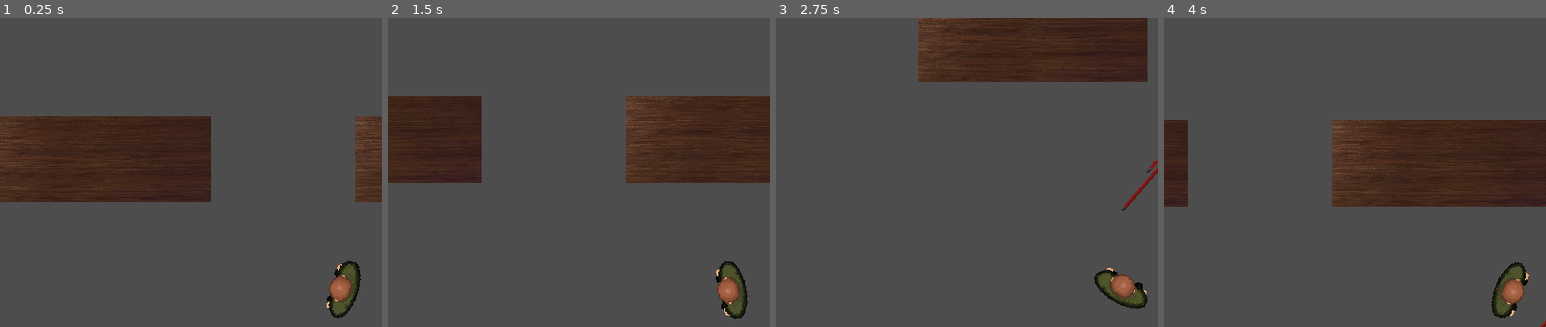
Above: before the commit, frames 1-4 (left to right).
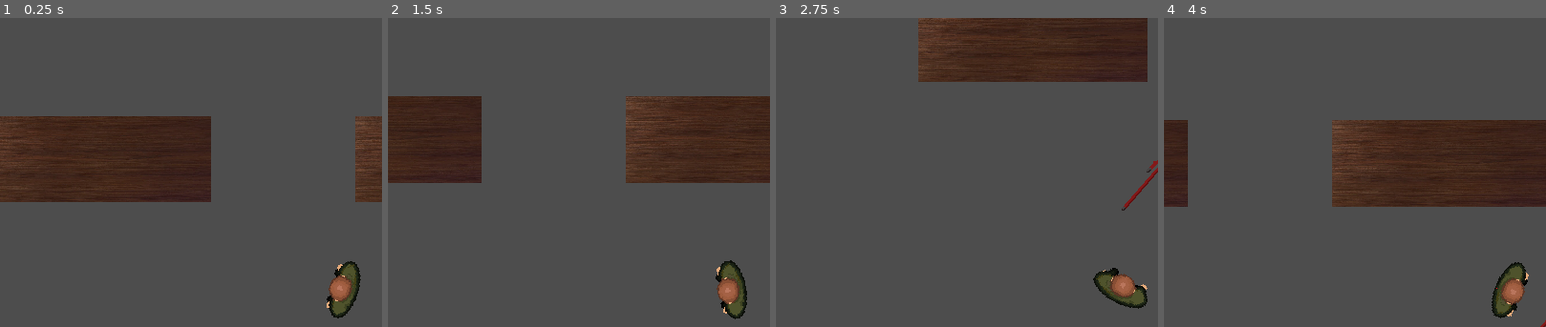
Above: after the commit, the same moments.

Repository: jmsanchezdiaz/boss-ipv-2024-e3.14cos
Game: Godot game, scene res://main.tscn
The game is run twice, just before and just after one commit, with the same random seed, the same clock (stepped at 60 frames per second) and the same inputs.
Inputs (mouse positions are % of the whole screen's width and height, from its top left):
- Up to frame 1 (0.25 s): no input
- Up to frame 2 (1.5 s): move the mouse to (72, 45) at 0.52 s; press the mouse at (72, 45) at 0.53 s; hold D (move_right) 0.53-1.28 s; move the mouse to (30, 55) at 1.27 s; release the mouse at (30, 55) at 1.28 s; hold S (move_down) from 1.28 s (still down); click (30, 55) at 1.35 s
- Up to frame 3 (2.75 s): move the mouse to (60, 28) at 2.02 s; release S (move_down) at 2.03 s; press the mouse at (60, 28) at 2.03 s; hold D (move_right) from 2.03 s (still down); tap E (collect) at 2.1 s
- Up to frame 4 (4 s): move the mouse to (45, 70) at 2.77 s; release D (move_right) at 2.78 s; release the mouse at (45, 70) at 2.78 s; hold W (move_up) 2.78-3.53 s; tap Shift (run) at 2.85 s; click (45, 70) at 3.05 s; move the mouse to (80, 65) at 3.52 s; press the mouse at (80, 65) at 3.53 s; hold A (move_left) from 3.53 s (still down)
The pictures show only the part of the screen within x 5-55%, y 6-56%; the shares and areas given below are measured in that part.

The runs differ from the first frame. In frame 1, less than 0.1% of the frame differs, in the area x 89-95%, y 78-87%; in frame 2, 0.1%; in frame 3, 0.2%, in the area x 83-98%, y 80-95%; in frame 4, less than 0.1%.

Commit message:
Feat: Player punch animation

Diff:
--- a/entities/Player/Player.tscn
+++ b/entities/Player/Player.tscn
@@ -1,9 +1,9 @@
-[gd_scene load_steps=15 format=3 uid="uid://b03m6mbug7ngg"]
+[gd_scene load_steps=16 format=3 uid="uid://b03m6mbug7ngg"]
 
 [ext_resource type="Script" path="res://entities/Player/player.gd" id="1_4in8l"]
 [ext_resource type="Resource" uid="uid://wpifrwoc3fi1" path="res://entities/Player/inventory/inventory.tres" id="2_1lk3c"]
-[ext_resource type="Texture2D" uid="uid://dw2jkt3hgvrnd" path="res://assets/player-spritesheet-v2.png" id="3_301p3"]
 [ext_resource type="Texture2D" uid="uid://cmcsh50axvbfm" path="res://assets/blood-spritesheet2.png" id="3_ld6fc"]
+[ext_resource type="Texture2D" uid="uid://dun5dqrkupd3o" path="res://assets/player-spritesheet-v3.png" id="3_x4jii"]
 
 [sub_resource type="CapsuleShape2D" id="CapsuleShape2D_w6qcd"]
 radius = 283.333
@@ -100,8 +100,25 @@
 "values": [0, 1, 2, 3, 4, 5, 6, 7, 8, 9, 10, 11, 12, 13, 14, 15, 16]
 }
 
+[sub_resource type="Animation" id="Animation_x8equ"]
+resource_name = "Punch"
+step = 0.1
+tracks/0/type = "value"
+tracks/0/imported = false
+tracks/0/enabled = true
+tracks/0/path = NodePath("Body:frame")
+tracks/0/interp = 1
+tracks/0/loop_wrap = true
+tracks/0/keys = {
+"times": PackedFloat32Array(0, 0.1, 0.2, 0.3, 0.4, 0.5, 0.6, 0.7, 0.8, 0.9, 1),
+"transitions": PackedFloat32Array(1, 1, 1, 1, 1, 1, 1, 1, 1, 1, 1),
+"update": 1,
+"values": [36, 37, 38, 39, 40, 41, 42, 43, 44, 45, 46]
+}
+
 [sub_resource type="AnimationLibrary" id="AnimationLibrary_6yx8f"]
 _data = {
+"Punch": SubResource("Animation_x8equ"),
 "RESET": SubResource("Animation_vrris"),
 "ReceiveDamage": SubResource("Animation_y28d7"),
 "Run": SubResource("Animation_8bjak"),
@@ -128,8 +145,8 @@
 [node name="Body" type="Sprite2D" parent="."]
 position = Vector2(-166.667, -50)
 scale = Vector2(19.4444, 20)
-texture = ExtResource("3_301p3")
-hframes = 36
+texture = ExtResource("3_x4jii")
+hframes = 56
 
 [node name="Blood" type="Sprite2D" parent="."]
 position = Vector2(-255.612, -0.229689)
--- a/entities/Player/player.gd
+++ b/entities/Player/player.gd
@@ -76,16 +76,19 @@
 			pass
 
 func attack():
-	if current_target and inventory.has("crowbar") and current_stamina > 0:
-		var distance = position.distance_to(current_target.position)
-		if distance <= attack_range:
-			current_target.take_damage(attack_damage, self)
-			print("Attacked zombi! Remaining HP: ", current_target.HEALTH_POINTS)
-		#else:
-			#print("Target too far!")
-		current_stamina -= max(current_stamina - ATTACKING_STAMINA_COST, 0)
-	#else:
-		#print("No target in range or no Crowbar in inventory!")
+	if current_stamina > 0:
+		print("Atacando a puño limpio!")
+		bodyAnimation.play("Punch")
+		if current_target and inventory.has("crowbar"):
+			var distance = position.distance_to(current_target.position)
+			if distance <= attack_range:
+				current_target.take_damage(attack_damage, self)
+				print("Attacked zombi! Remaining HP: ", current_target.HEALTH_POINTS)
+			#else:
+				#print("Target too far!")
+			current_stamina -= max(current_stamina - ATTACKING_STAMINA_COST, 0)
+		# else:
+			# print("No target in range or no Crowbar in inventory!")
 
 
 func collect(item):
--- a/project.godot
+++ b/project.godot
@@ -59,6 +59,7 @@
 inventory={
 "deadzone": 0.5,
 "events": [Object(InputEventKey,"resource_local_to_scene":false,"resource_name":"","device":-1,"window_id":0,"alt_press …(192 unchanged characters)…
+, Object(InputEventKey,"resource_local_to_scene":false,"resource_name":"","device":-1,"window_id":0,"alt_pressed":false,"shift_pressed":false,"ctrl_pressed":false,"meta_pressed":false,"pressed":false,"keycode":0,"physical_keycode":4194306,"key_label":0,"unicode":0,"location":0,"echo":false,"script":null)
 ]
 }
 collect={
Binary file added: assets/player-spritesheet-v3.png
Not shown, added: assets/player-spritesheet-v3.png.import
